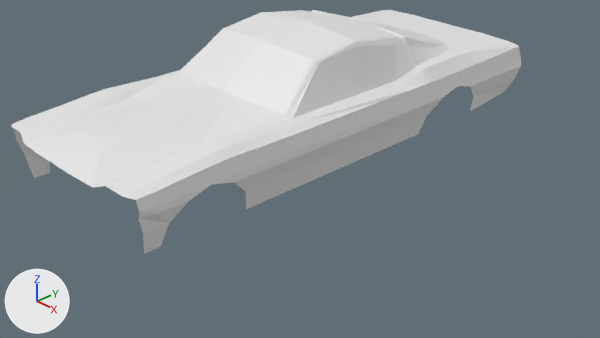
Two versions of the Blender file mustang.blend, one commit apart.
One viewpoint serves both versions: the file's camera 'Camera'. Every picture has the same lights, and +X, +Y and +Z are marked at lower left.

The scene before the commit, as lines of its bpy script (objects in view):
```python
me_circle = bpy.data.meshes.new('Circle')
me_circle.from_pydata(...)  # 188 vertices, 162 faces; spans x 0.0..1.3, y -3.51..3.12, z 0.49..1.98
ob_circle = bpy.data.objects.new('Circle', me_circle)
ob_circle.location = (0.0, 0.0, 0.0)
_m = ob_circle.modifiers.new('Mirror', 'MIRROR')
```
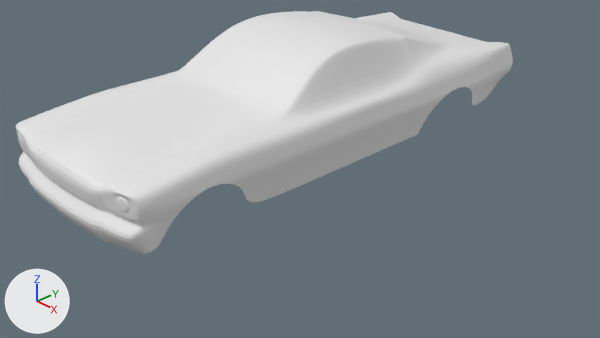
Pixel boxes [x1, y1, x2, y2] of what changed, in the pictures (600 x 338 px):
'Circle', reshaped, modifiers changed
    before: [10, 10, 521, 254]
    after: [16, 11, 513, 254]
part 1 of me_circle, built on
    before: [16, 123, 190, 254]
    after: [16, 124, 189, 254]
part 2 of me_circle, built on
    before: [352, 10, 521, 111]
    after: [358, 12, 513, 105]

The change, as a diff of the scene's bpy script:
```diff
--- a/mustang.blend.py
+++ b/mustang.blend.py
@@ me_circle @@
 # used by ob_circle; location = (0.0, 0.0, 0.0)
-me_circle.from_pydata(...)  # 188 vertices, 162 faces; spans x 0.0..1.3, y -3.51..3.12, z 0.49..1.98
+me_circle.from_pydata(...)  # 294 vertices, 259 faces; spans x 0.0..1.3, y -3.59..3.12, z 0.49..1.98
+# me_circle part 1
+# 2 vertices are removed from x 1.15..1.23, y -3.25..-3.21, z 0.49..0.78
+# 3 faces are deleted
+# 4 vertices move from x 0.71..1.23, y -3.46..-2.93, z 0.49..1.17 to x 0.72..1.22, y -3.47..-2.94, z 0.51..1.17
+# 58 vertices are added at x 0.0..1.28, y -3.59..-3.0, z 0.51..1.18
+# 8 new vertices lie (0.0, 0.21, 0.08) away from vertices in x 0.0..1.19, y -3.59..-3.43, z 0.77
+# 6 new vertices lie (0.0, -0.08, 0.05) away from vertices in x 0.0..1.19, y -3.38..-3.22, z 0.85
+# 69 new faces join them
+# me_circle part 2
+# 5 vertices in x 0.0..0.72, y 2.98, z 1.36 move by (0.0, -0.03, -0.08)
+# 3 vertices in x 1.27..1.3, y 3.04..3.12, z 0.99..1.29 move by (-0.13, 0.0, -0.02)
+# 4 vertices move from x 0.85..1.23, y 2.98..3.11, z 0.58..1.35 to x 0.85..1.12, y 2.95..3.11, z 0.56..1.3
+# 6 vertices are added at (0.85, 2.96, 1.2), (0.72, 2.96, 1.2), (0.63, 2.96, 1.2), (0.52, 2.96, 1.2), (0.33, 2.96, 1.2), (0.0, 2.96, 1.2)
+# 6 new vertices lie (0.0, 0.03, -0.05) away from vertices in x 0.0..0.85, y 2.98, z 1.35..1.36
+# 6 new vertices lie (0.0, 0.03, -0.21) away from vertices in x 0.0..0.85, y 2.96, z 1.2
+# 6 new vertices lie (0.0, 0.12, 0.0) away from vertices in x 0.0..0.85, y 2.99, z 0.99
+# 6 new vertices lie (0.0, 0.0, -0.23) away from vertices in x 0.0..0.85, y 3.11, z 0.99
+# 6 new vertices lie (0.0, -0.1, -0.2) away from vertices in x 0.0..0.85, y 3.11, z 0.76
+# 31 new faces join them
@@ ob_circle @@
 _m = ob_circle.modifiers.new('Mirror', 'MIRROR')
+_m.use_clip = True
+_m = ob_circle.modifiers.new('Subdivision', 'SUBSURF')
+_m.levels = 2
```
